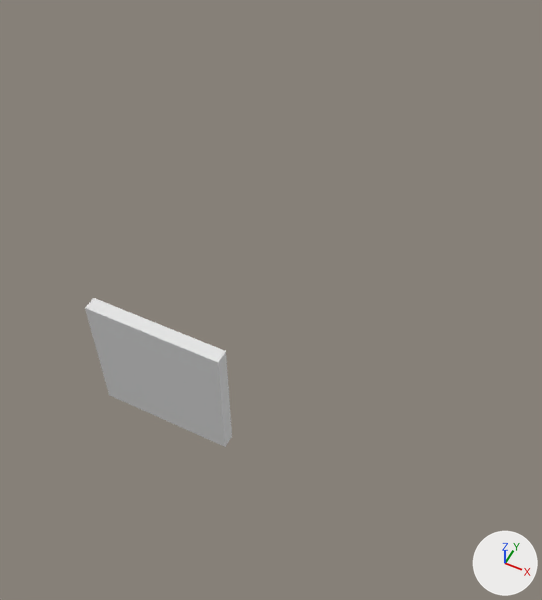
Two versions of the Blender file Church.blend, one commit apart.
Both versions are drawn from a 50 mm lens placed at (10.18, -9.45, 18.85), pointed at (2.89, 5.14, 0.61). The lights are fixed; the arrows at lower right show +X, +Y and +Z. The same objects are shown in both versions, whatever each file hides.

The scene before the commit, as lines of its bpy script (objects in view):
```python
me_cube = bpy.data.meshes.new('Cube')
me_cube.from_pydata(...)  # a box spanning x 0.0..4.0, y 0.0..0.4, z 0.0..4.0
ob_wall = bpy.data.objects.new('Wall', me_cube)
ob_wall.location = (0.0, 0.0, 0.0)
```
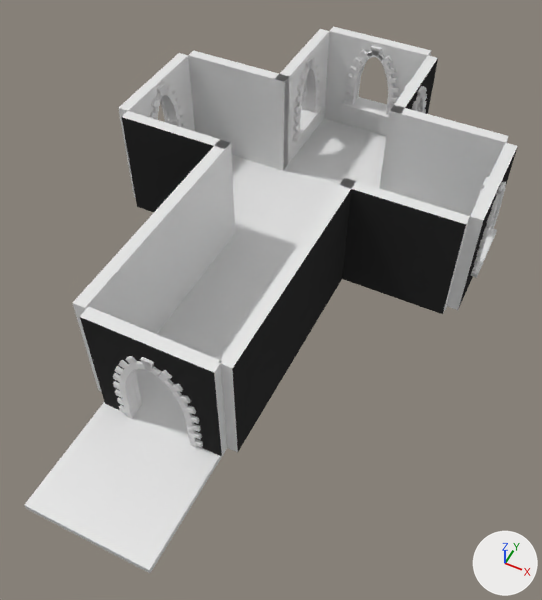
Commit message: 15 Checking Pieces Fit Together

Location of each change, (x1, y1, x2, y2) in pixels of the pictures (542 x 600 px):
'Wall', recoloured, turned
    before: (85, 298, 232, 447)
    after: (73, 212, 178, 391)
'Floor.006', added
    after: (24, 402, 222, 573)
'Wall.007', added (black)
    after: (340, 178, 470, 314)
'Archway Bricks.001', added
    after: (80, 307, 227, 456)
'Wall.003', added
    after: (379, 105, 509, 216)
'Wall.004', added
    after: (218, 260, 301, 453)
'Wall.005', added
    after: (188, 50, 289, 170)
'Wall.002', added
    after: (155, 139, 231, 306)
'Window.001', added
    after: (324, 27, 431, 136)
'Wall.006', added (black)
    after: (121, 111, 235, 239)
'Floor.001', added
    after: (179, 233, 293, 330)
'Wall.008', added
    after: (288, 179, 356, 352)
'Window.003', added
    after: (274, 29, 329, 171)
'Floor.005', added
    after: (283, 118, 386, 188)
'Floor.002', added
    after: (235, 171, 337, 253)
'Floor', added
    after: (136, 306, 240, 430)
'Window.005', added
    after: (447, 143, 518, 310)
'Window.004', added
    after: (118, 53, 195, 198)
'Window.002', added
    after: (380, 56, 438, 191)
'Floor.004', added
    after: (232, 155, 283, 232)
part 1 of me_cube, recoloured (black)
    after: (121, 117, 466, 451)

The change, as a list of edits to the scene's bpy script:
```text
Change me_cube:
    where me_cube.from_pydata(...)  # 8 vertices, 6 faces; spans x 0.0..4.0, y 0.0..0.4, z 0.0..4.0
    me_cube part 1: the 1 face centred in x 2.0, y 0.4, z 2.0 switches from no material to mat_out (black #323232)
    add me_cube.materials.append(mat_in)  # white #e7e7e7
    add me_cube.materials.append(mat_out)  # black #323232
Add me_plane:
    me_plane.from_pydata([(0.0, 0.0, 0.0), (4.0, 0.0, 0.0), (0.0, 4.0, 0.0), (4.0, 4.0, 0.0)], [], [(0, 1, 3, 2)])
Change ob_wall:
    ob_wall.rotation_euler: (0.0, 0.0, 0.0) -> (0.0, 0.0, 1.571)  # degrees (0, 0, 0) -> degrees (0, 0, 90)
Add ob_wall_008:
    ob_wall_008 = bpy.data.objects.new('Wall.008', me_cube)
    ob_wall_008.location = (4.0, 8.0, 0.0)
    ob_wall_008.rotation_euler = (0.0, 0.0, 4.712)  # degrees (0, 0, 270)
Add ob_wall_007:
    ob_wall_007 = bpy.data.objects.new('Wall.007', me_cube)
    ob_wall_007.location = (8.0, 8.0, 0.0)
    ob_wall_007.rotation_euler = (0.0, 0.0, 3.142)  # degrees (0, 0, 180)
Add ob_wall_006:
    ob_wall_006 = bpy.data.objects.new('Wall.006', me_cube)
    ob_wall_006.location = (0.0, 8.0, 0.0)
    ob_wall_006.rotation_euler = (0.0, 0.0, 3.142)  # degrees (0, 0, 180)
Add ob_wall_005:
    ob_wall_005 = bpy.data.objects.new('Wall.005', me_cube)
    ob_wall_005.location = (-4.0, 12.0, 0.0)
    ob_wall_005.rotation_euler = (0.0, 0.0, 6.283)  # degrees (0, 0, 360)
Add ob_wall_004:
    ob_wall_004 = bpy.data.objects.new('Wall.004', me_cube)
    ob_wall_004.location = (4.0, 4.0, 0.0)
    ob_wall_004.rotation_euler = (0.0, 0.0, 4.712)  # degrees (0, 0, 270)
Add ob_wall_003:
    ob_wall_003 = bpy.data.objects.new('Wall.003', me_cube)
    ob_wall_003.location = (4.0, 12.0, 0.0)
    ob_wall_003.rotation_euler = (0.0, 0.0, 6.283)  # degrees (0, 0, 360)
Add ob_window_005:
    ob_window_005 = bpy.data.objects.new('Window.005', me_cube_011)  # 1718 vertices, 1879 faces; spans x 0.0..4.0, y -0.21..0.61, z 0.0..4.0; in mat_in (white #e7e7e7), mat_out (black #323232)
    ob_window_005.location = (8.0, 12.0, 0.0)
    ob_window_005.rotation_euler = (0.0, 0.0, -1.571)  # degrees (0, 0, -90)
Add ob_window_004:
    ob_window_004 = bpy.data.objects.new('Window.004', me_cube_011)  # 1718 vertices, 1879 faces; spans x 0.0..4.0, y -0.21..0.61, z 0.0..4.0; in mat_in (white #e7e7e7), mat_out (black #323232)
    ob_window_004.location = (-4.0, 8.0, 0.0)
    ob_window_004.rotation_euler = (0.0, 0.0, 1.571)  # degrees (0, 0, 90)
Add ob_wall_002:
    ob_wall_002 = bpy.data.objects.new('Wall.002', me_cube)
    ob_wall_002.location = (0.0, 4.0, 0.0)
    ob_wall_002.rotation_euler = (0.0, 0.0, 1.571)  # degrees (0, 0, 90)
Add ob_window_003:
    ob_window_003 = bpy.data.objects.new('Window.003', me_cube_011)  # 1718 vertices, 1879 faces; spans x 0.0..4.0, y -0.21..0.61, z 0.0..4.0; in mat_in (white #e7e7e7), mat_out (black #323232)
    ob_window_003.location = (0.0, 12.0, 0.0)
    ob_window_003.rotation_euler = (0.0, 0.0, 1.571)  # degrees (0, 0, 90)
Add ob_window_002:
    ob_window_002 = bpy.data.objects.new('Window.002', me_cube_011)  # 1718 vertices, 1879 faces; spans x 0.0..4.0, y -0.21..0.61, z 0.0..4.0; in mat_in (white #e7e7e7), mat_out (black #323232)
    ob_window_002.location = (4.0, 16.0, 0.0)
    ob_window_002.rotation_euler = (0.0, 0.0, -1.571)  # degrees (0, 0, -90)
Add ob_floor_006:
    ob_floor_006 = bpy.data.objects.new('Floor.006', me_plane)  # modifiers SOLIDIFY
    ob_floor_006.location = (0.0, -4.0, 0.0)
Add ob_floor_005:
    ob_floor_005 = bpy.data.objects.new('Floor.005', me_plane)  # modifiers SOLIDIFY
    ob_floor_005.location = (0.0, 12.0, 0.0)
Add ob_floor_004:
    ob_floor_004 = bpy.data.objects.new('Floor.004', me_plane)  # modifiers SOLIDIFY
    ob_floor_004.location = (-4.0, 8.0, 0.0)
Add ob_floor_003:
    ob_floor_003 = bpy.data.objects.new('Floor.003', me_plane)  # modifiers SOLIDIFY
    ob_floor_003.location = (4.0, 8.0, 0.0)
Add ob_floor_002:
    ob_floor_002 = bpy.data.objects.new('Floor.002', me_plane)  # modifiers SOLIDIFY
    ob_floor_002.location = (0.0, 8.0, 0.0)
Add ob_floor_001:
    ob_floor_001 = bpy.data.objects.new('Floor.001', me_plane)  # modifiers SOLIDIFY
    ob_floor_001.location = (0.0, 4.0, 0.0)
Add ob_floor:
    ob_floor = bpy.data.objects.new('Floor', me_plane)  # modifiers SOLIDIFY
    ob_floor.location = (0.0, 0.0, 0.0)
Add ob_window_001:
    ob_window_001 = bpy.data.objects.new('Window.001', me_cube_011)  # 1718 vertices, 1879 faces; spans x 0.0..4.0, y -0.21..0.61, z 0.0..4.0; in mat_in (white #e7e7e7), mat_out (black #323232)
    ob_window_001.location = (0.0, 16.0, 0.0)
Add ob_archway_bricks_001:
    ob_archway_bricks_001 = bpy.data.objects.new('Archway Bricks.001', me_cube_010)  # 1770 vertices, 1895 faces; spans x -1.06..2.94, y -0.17..0.4, z -0.04..4.0; in mat_in (white #e7e7e7), mat_out (black #323232)
    ob_archway_bricks_001.location = (3.0, 0.0, 0.0)
    ob_archway_bricks_001.rotation_euler = (0.0, 0.0, 3.142)  # degrees (0, 0, 180)
```
